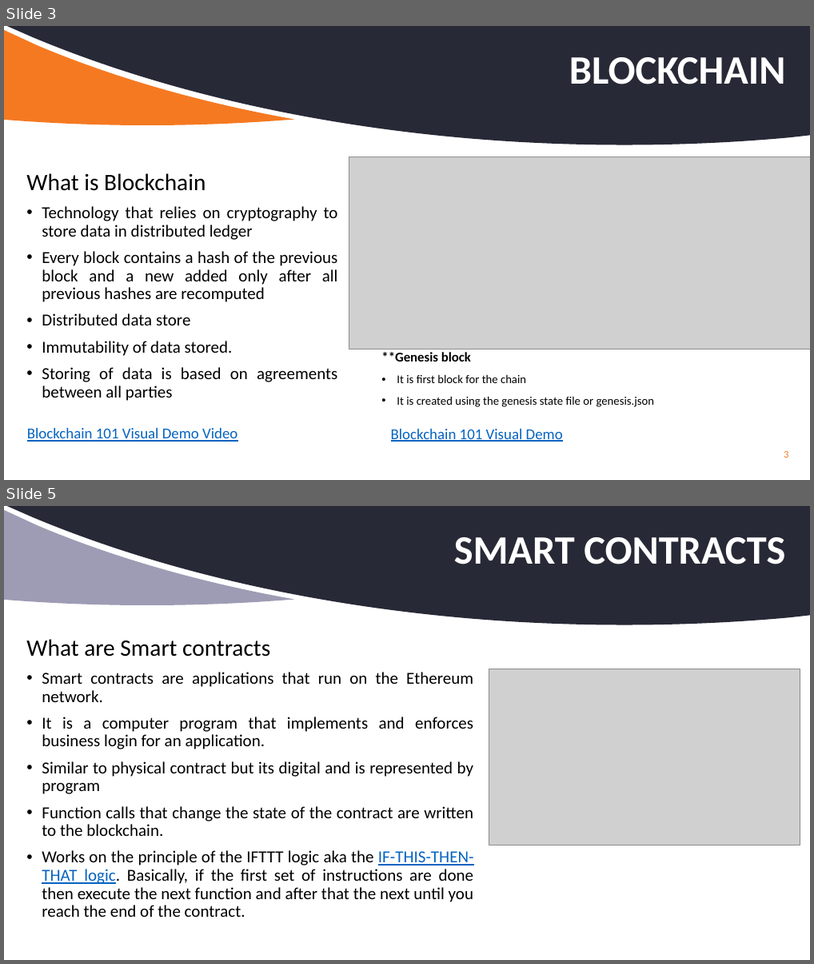
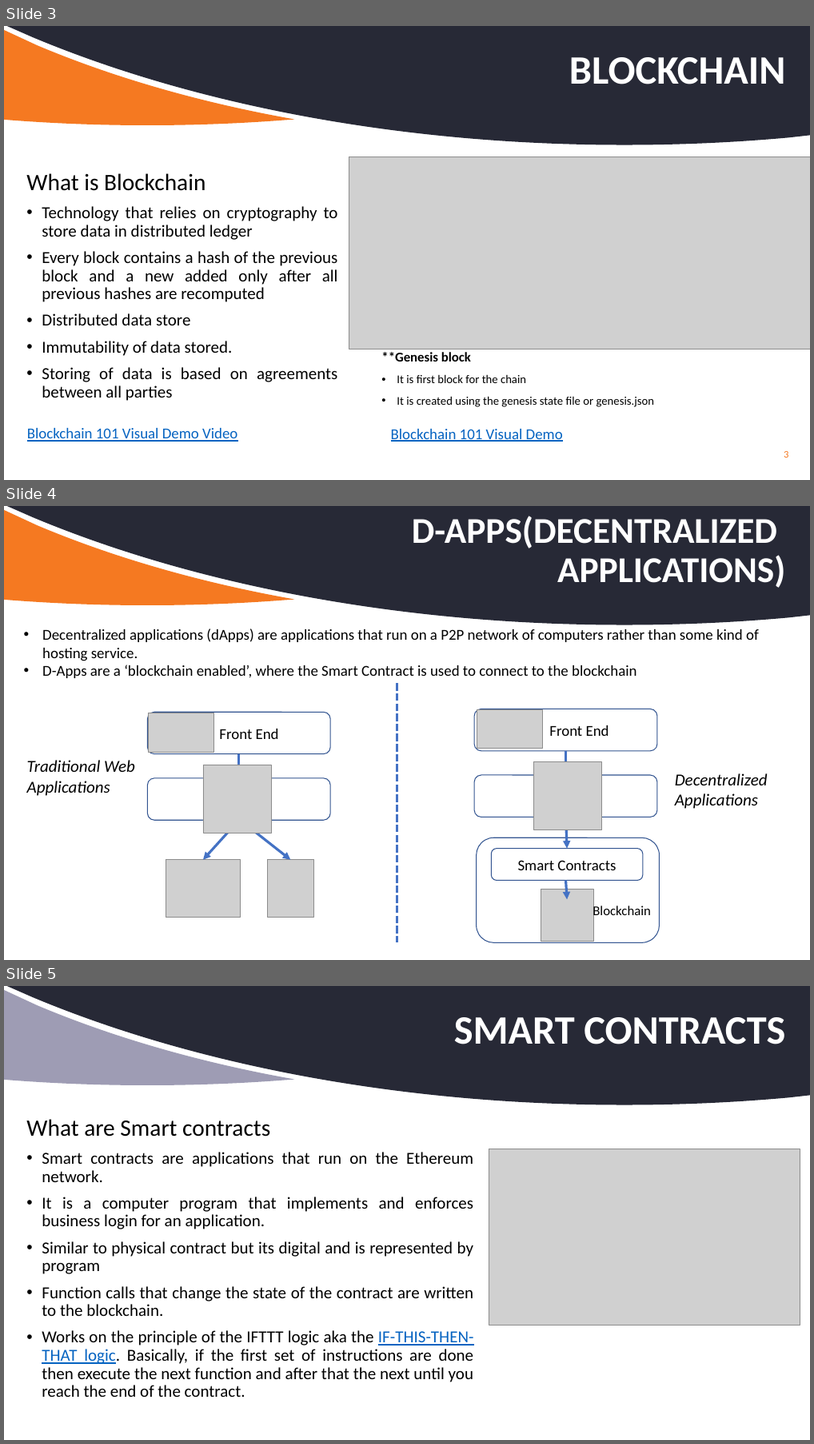
Before and after one commit to aamolgote/codecampnyc2018, a slide deck: PPTX/BAAS.pptx. Shown one above the other, each under a label of ours: slides 3 and 5 before the commit, slides 3, 4 and 5 after it; the slides between them are not shown. The pictures are 814x964 and 814x1444 pixels, drawn with LibreOffice and Linux fonts; fonts in the diff are those of the drawing; grey boxes stand for pictures; background and template pictures are left out. Boxes give left, top, right and bottom in pixels: in the first picture for what was removed or moved away, otherwise in the second. Text is boxed around its words. In the diff, an @@ line names an element or a change of style, - is before the commit and + after.

```diff
--- a/PPTX/BAAS.pptx
+++ b/PPTX/BAAS.pptx
@@ slide 4 added at <box>4,506,810,960</box>, background #FFFFFF; not listed: 2 template elements that a slide beside it also shows @@
@@ title added at <box>412,516,786,588</box>, 43.2 pt, text #FFFFFF, bold @@
+D-APPS(DECENTRALIZED
+APPLICATIONS)
@@ text added at <box>42,628,759,678</box>, 18 pt, text #000000 @@
+• Decentralized applications (dApps) are applications that run on a P2P network of computers rather than some kind of hosting service.
+• D-Apps are a ‘blockchain enabled’, where the Smart Contract is used to connect to the blockchain
@@ line added from (398, 684) to (398, 942), #4472C4 3 pt dashed @@
@@ rounded rectangle added at <box>147,712,330,753</box>, fill #FFFFFF, outline #325491 1 pt, 18 pt, text #000000 @@
+Front End
@@ picture added at <box>148,713,214,752</box> @@
@@ rounded rectangle added at <box>474,708,658,751</box>, fill #FFFFFF, outline #325491 1 pt, 18 pt, text #000000 @@
+Front End
@@ picture added at <box>477,710,543,748</box> @@
@@ text added at <box>27,760,135,796</box>, 20 pt, text #000000, italic @@
+Traditional Web Applications
@@ picture added at <box>203,764,271,832</box> @@
@@ arrow added from (239, 754) to (239, 778), #4472C4 3 pt @@
@@ picture added at <box>534,762,602,830</box> @@
@@ arrow added from (566, 751) to (566, 775), #4472C4 3 pt @@
@@ rounded rectangle added at <box>147,778,330,820</box>, fill #FFFFFF, outline #325491 1 pt @@
@@ rounded rectangle added at <box>474,775,658,816</box>, fill #FFFFFF, outline #325491 1 pt @@
@@ text added at <box>675,773,768,808</box>, 20 pt, text #000000, italic @@
+Decentralized
+Applications
@@ arrow added from (566, 817) to (567, 848), #4472C4 3 pt @@
@@ arrow added from (239, 820) to (203, 860), #4472C4 3 pt @@
@@ arrow added from (241, 820) to (290, 860), #4472C4 3 pt @@
@@ rounded rectangle added at <box>477,837,660,942</box>, fill #FFFFFF, outline #325491 1 pt @@
@@ picture added at <box>166,860,241,916</box> @@
@@ picture added at <box>267,860,314,916</box> @@
@@ rounded rectangle added at <box>491,848,643,880</box>, fill #FFFFFF, outline #325491 1 pt, 18 pt, text #000000 @@
+Smart Contracts
@@ picture added at <box>542,888,594,940</box> @@
@@ arrow added from (566, 880) to (567, 900), #4472C4 3 pt @@
@@ text added at <box>593,904,651,919</box>, 16 pt, text #000000 @@
+Blockchain
```
Also in this commit, not shown: 4 slides changed, 3 other slides added, 1 slide removed.
